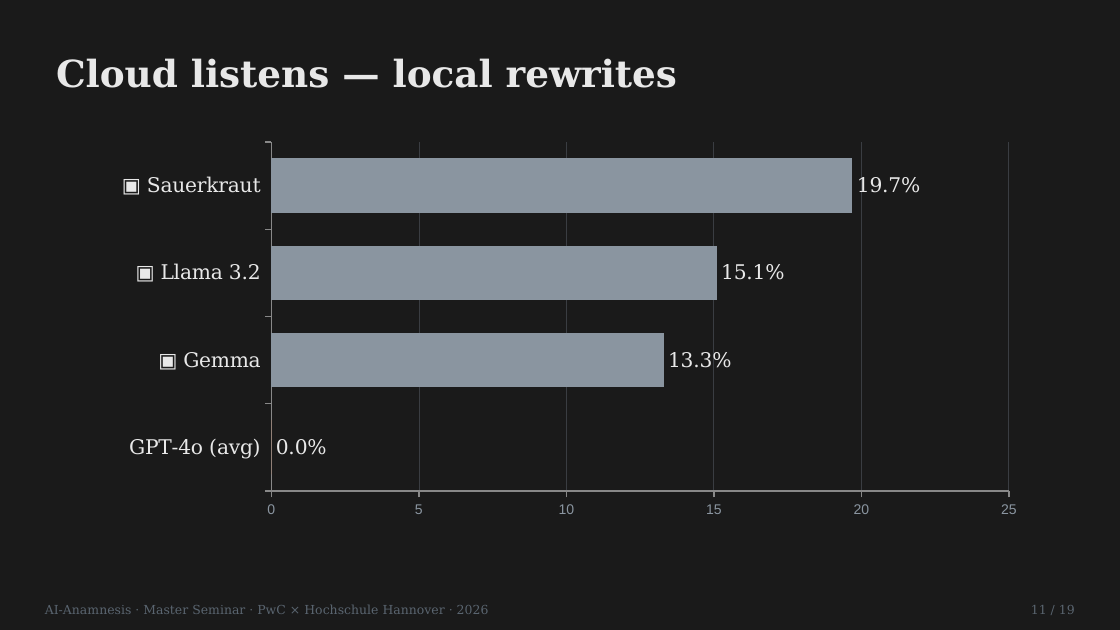
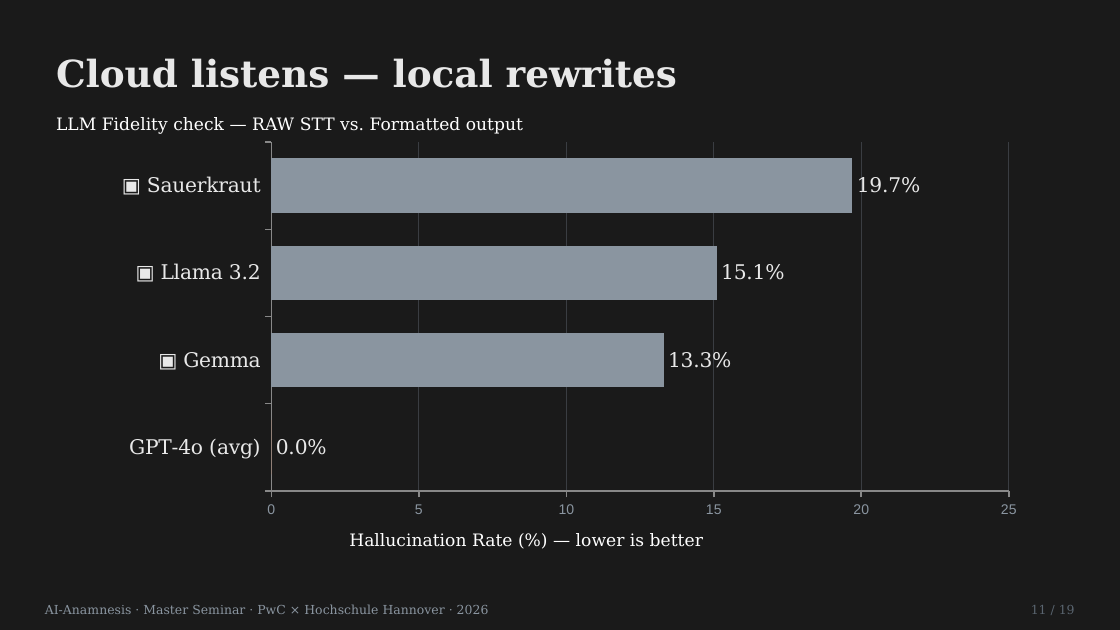
Before and after one commit to LeonardNid/Seminar_Anamnese, a slide deck: slide 13 of Präsi/AI_Anamnesis.pptx (slide 12 before the commit). Drawn at 1120x630 pixels with LibreOffice and Linux fonts; fonts in the diff are those of the drawing; background and template pictures are left out. Boxes give left, top, right and bottom in pixels: in the first picture for what was removed or moved away, otherwise in the second. Text is boxed around its words. In the diff, an @@ line names an element or a change of style, - is before the commit and + after.

```diff
--- a/Präsi/AI_Anamnesis.pptx
+++ b/Präsi/AI_Anamnesis.pptx
@@ text added at (56,117,523,134), 11 pt, text #FFFFFF @@
+LLM Fidelity check — RAW STT vs. Formatted output
@@ bar chart at (84,134,1036,526) @@
@@ lettering changed @@
@@ text added at (349,533,703,547), 11 pt, text #FFFFFF @@
+Hallucination Rate (%) — lower is better
@@ text "AI-Anamnesis · Master Seminar · ..." at (45,604,489,614): text colour #5A6570 to #8A95A0 @@
```
Also in this commit, not shown: 19 other slides changed, 1 slide added, 1 other file.
